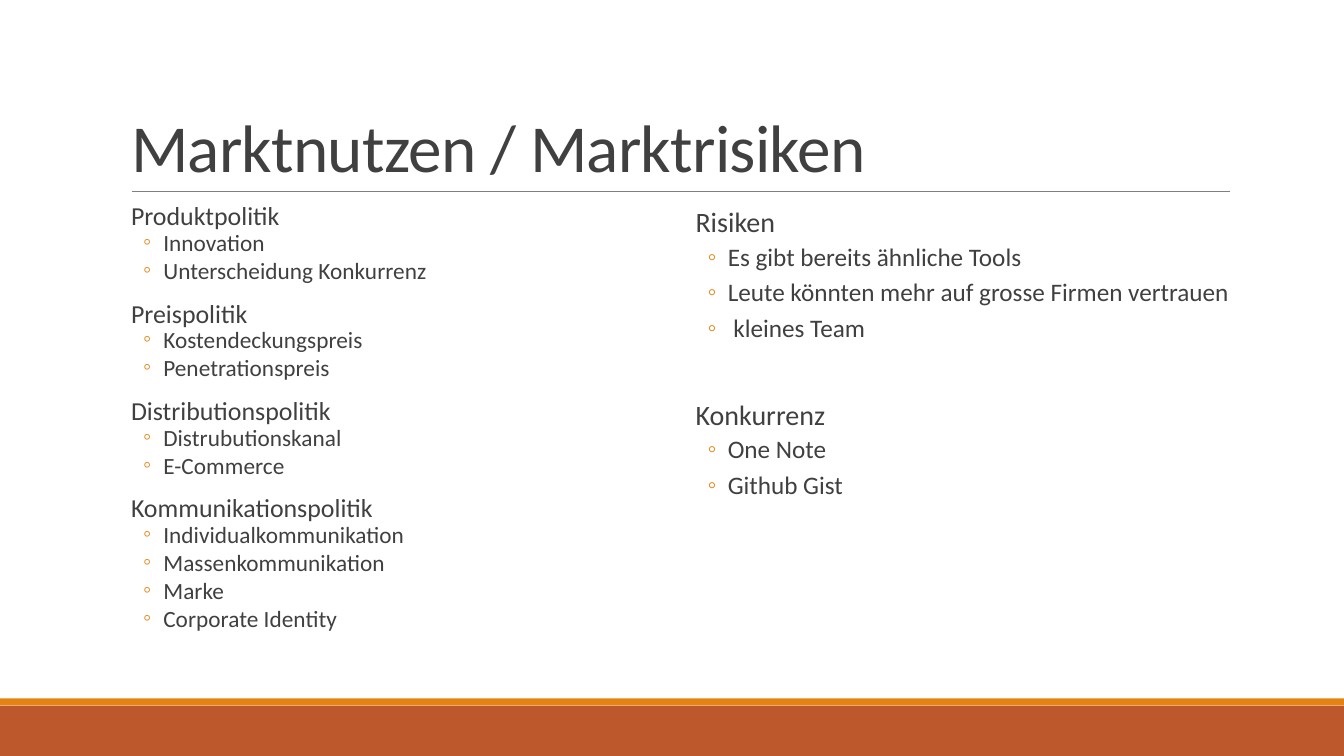
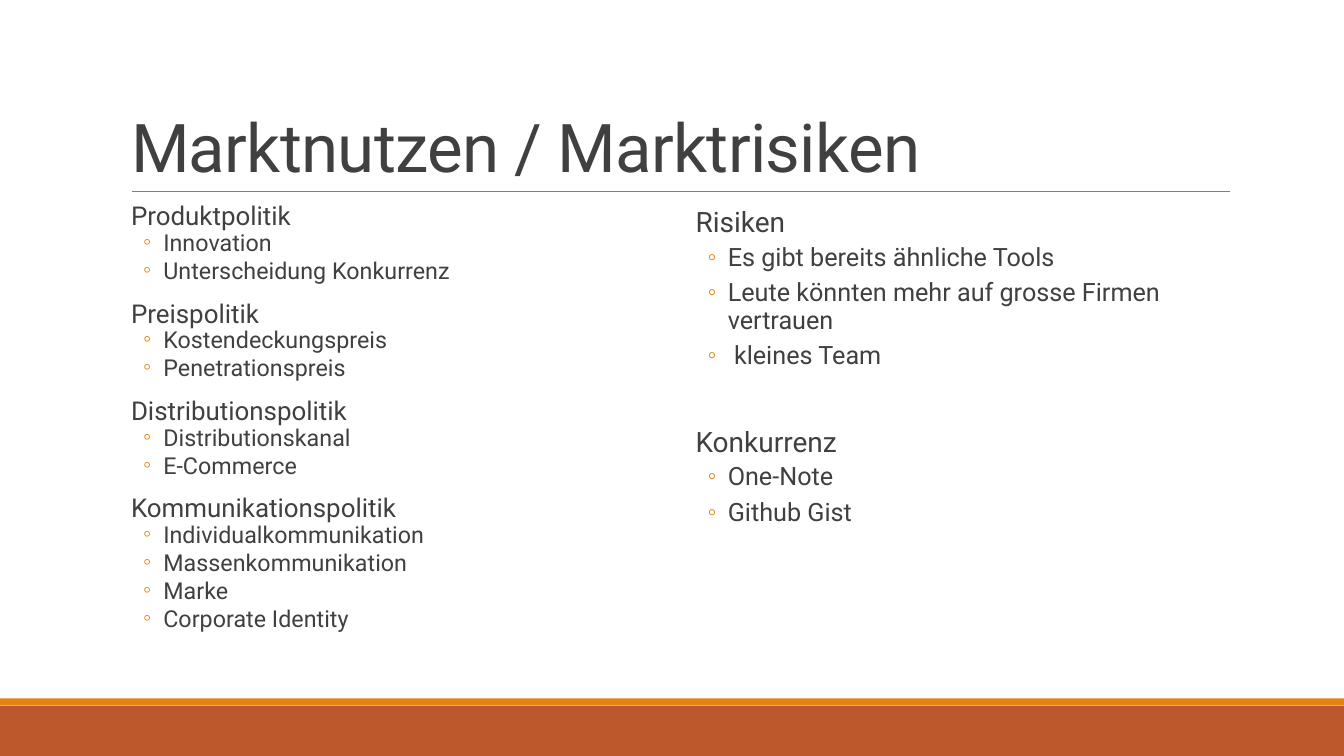
Before and after one commit to fabianbaechli/online_note_tool, a slide deck: slide 4 of Presentation/presentation_online_note_tool.pptx. Drawn at 1344x756 pixels with LibreOffice and Linux fonts; fonts in the diff are those of the drawing. Boxes give left, top, right and bottom in pixels: in the first picture for what was removed or moved away, otherwise in the second. Text is boxed around its words. In the diff, an @@ line names an element or a change of style, - is before the commit and + after.

```diff
--- a/Presentation/presentation_online_note_tool.pptx
+++ b/Presentation/presentation_online_note_tool.pptx
@@ title "Marktnutzen / Marktrisiken" at box(131, 121, 921, 173): font Calibri to Roboto @@
@@ text at box(131, 205, 450, 632): font Calibri to Roboto @@
@@ text at box(696, 211, 1160, 522): font Calibri to Roboto @@
@@ text at box(163, 425, 350, 446): text changed; font Calibri to Roboto @@
-  ◦ Distrubutionskanal
+  ◦ Distributionskanal
@@ text at box(728, 467, 833, 486): text changed; font Calibri to Roboto @@
-  ◦ One Note
+  ◦ One-Note
```
Also in this commit, not shown: 14 other slides changed, 1 slide added.
